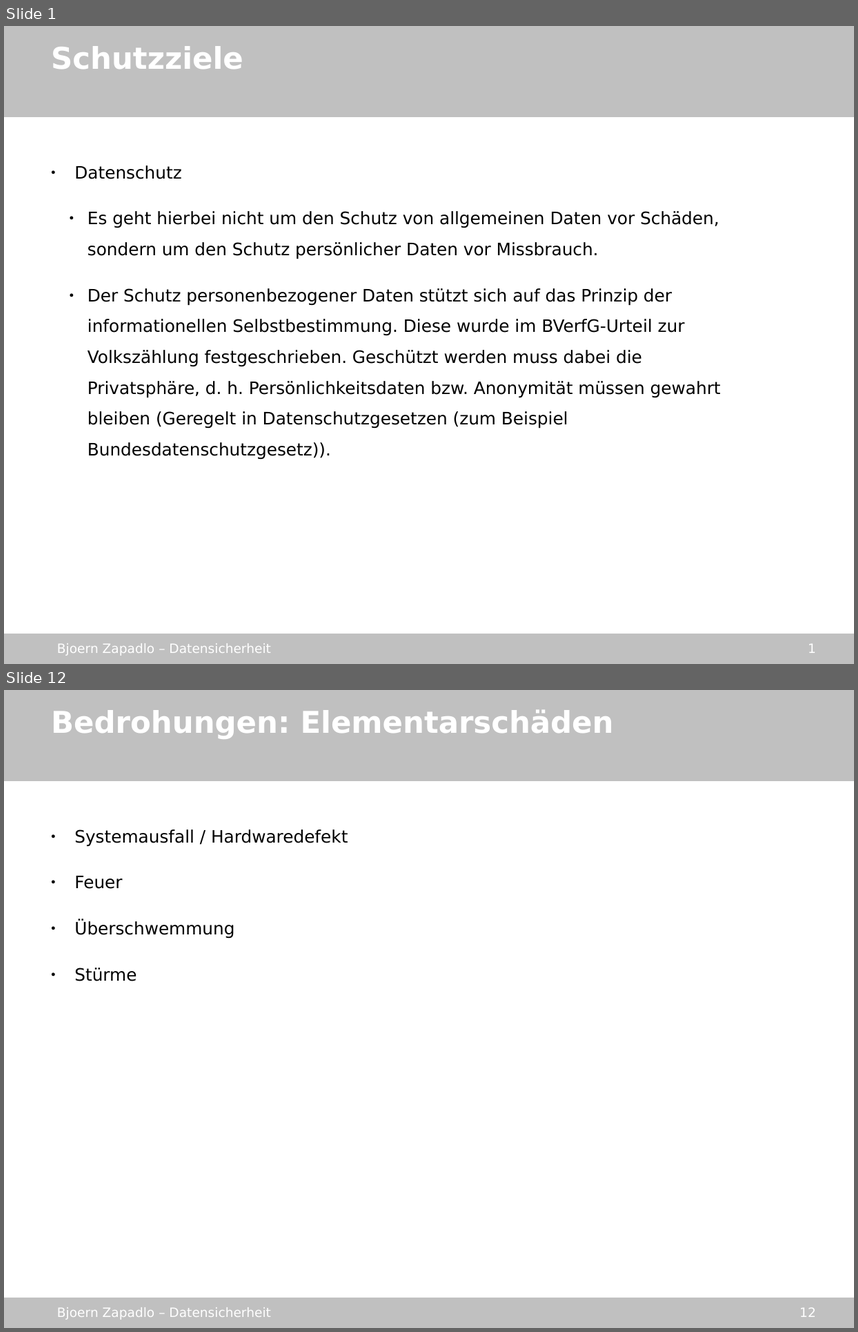
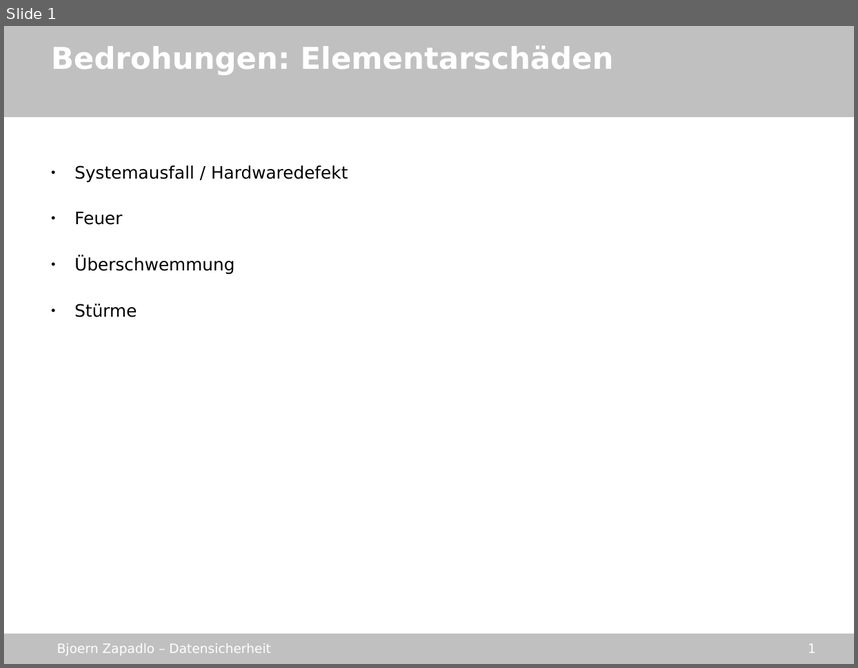
Before and after one commit to gmb2012/sae-datasecurity, a slide deck: stuff/datensicherheit_sae.odp. Shown one above the other, each under a label of ours: slides 1 and 12 before the commit, slide 1 after it; the slides between them are not shown. The pictures are 858x1332 and 858x668 pixels, drawn with LibreOffice and Linux fonts; fonts in the diff are those of the drawing; background and template pictures are left out. Boxes give left, top, right and bottom in pixels: in the first picture for what was removed or moved away, otherwise in the second. Text is boxed around its words. In the diff, an @@ line names an element or a change of style, - is before the commit and + after.

```diff
--- a/stuff/datensicherheit_sae.odp
+++ b/stuff/datensicherheit_sae.odp
@@ slide 1 removed at (4,26,854,664), background picture (left out); not listed: 4 template elements that a slide beside it also shows @@
@@ text removed at (51,46,243,69) @@
-Schutzziele
@@ text removed at (74,165,721,428) @@
-● Datenschutz
-  ● Es geht hierbei nicht um den Schutz von allgemeinen Daten vor Schäden, sondern um den Schutz persönlicher Daten vor Missbrauch.
-  ● Der Schutz personenbezogener Daten stützt sich auf das Prinzip der informationellen Selbstbestimmung. Diese wurde im BVerfG-Urteil zur Volkszählung festgeschrieben. Geschützt werden muss dabei die Privatsphäre, d. h. Persönlichkeitsdaten bzw. Anonymität müssen gewahrt bleiben (Geregelt in Datenschutzgesetzen (zum Beispiel Bundesdatenschutzgesetz)).
@@ what was slide 12 is now slide 1 @@
@@ page number at (808,644,816,653): text changed @@
-12
+1
```
Also in this commit, not shown: 2 slides changed, 10 other slides removed, 4 other files.
